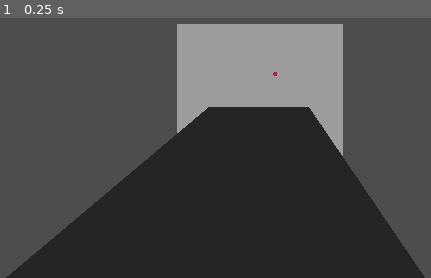
Above: before the commit, frame 1.
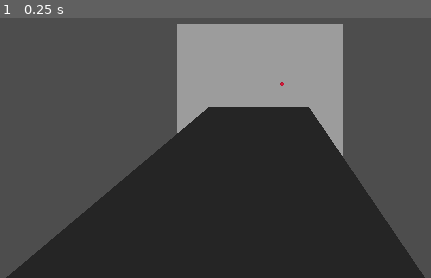
Above: after the commit, the same moment.

Repository: XSnipinblazeX/Godot-Ballistics
Game: Godot game, scene res://MsinScene.tscn
Same seed, same stepped clock (60 frames per second), same inputs: the game is played once before the commit and once after it.
Inputs:
- Up to frame 1 (0.25 s): no input

The runs differ from the first frame. In frame 1, less than 0.1% of the frame differs, in the area x 63-66%, y 20-27%.
Error before the commit: Invalid assignment of property or key 'enabled' with value of type 'bool' on a base object of type 'null instance'. (res://BallisticMovemnt.gd:41)

Commit message:
Update BallisticMovemnt.gd
Made it so that velocity is graphed out for smoother performance and less calculation times

Signed-off-by: XSnipinblazeX <91927524+XSnipinblazeX@users.noreply.github.com>

Diff:
--- a/Ballistics/BallisticMovemnt.gd
+++ b/Ballistics/BallisticMovemnt.gd
@@ -6,70 +6,78 @@
 # Magnus effect simulates magnus and possibly spin drift, haven't seen it yet since I'm making this on Godot mobile
 # About 4/5 accurate when compared to my references using the F5 Sports Pitchlogic System
 # Updated 7/28/2024
+# Updated 7/29/24 10:37AM PST
 
-extends MeshInstance3D # Extends any node as long as it doesn't affect the gravity and velocity
 
-var mass = 0.0167 # Mass of the object in kg
-var Active = false # For future initialization
-var iV = 39 # iV: Initial velocity in m/s
-var velocity = Vector3(0, 0, 0) # This is the actual velocity during runtime
-var direction = Vector3(0, -0.04, -1) # Direction of travel degrees/90
-var spin = Vector3(1252, 1480, -858) # Spin rate in rpm (sidespin +(CW), backspin +(CCW), riflespin +(CW)) *see commit on GitHub for more info
+extends MeshInstance3D
 
-var angDamp = 0.2 # Rotational drag coefficient
-var linDamp = 0.35 # Linear drag coefficient
-var Dia = 0.075 # Diameter of object
-var area = 0.01723 # Cross-sectional area
+var mass = 0.0167
+var Active = false
+var iV = 39
+var velocity = Vector3(0, 0, 0)
+var direction = Vector3(0, -0.04, -1)
+var spin = Vector3(1252, 1480, -858)
+var angDamp = 0.2
+var linDamp = 0.35
+var Dia = 0.075
+var area = 0.01723
+var Air_density = 1.225
+const c = 1
+var rps = 2 * PI / 60
+var GRAV = -9.81
+var MoI = 0.09
+var airRes = 0.5 * Air_density * area
 
-var Air_density = 1.225
-const c = 1 # A constant for scaling if needed
-var rps = 2 * PI / 60 # RPM to radians a second conversion
-var GRAV = -9.81 # Acceleration of gravity in m/s
-var MoI = 0.09  # Moment of inertia
-var airRes = 0.5 * Air_density * area # Air resistance factor
+var lastPos = global_transform.origin
+var current_time = 0.0  # Initialize current time
 
-var raycast
-var lastPos = global_transform.origin
+# Pre-calculated velocity data
+var velocity_data = []
+var max_time = 5.0
+var time_step = 0.1
 
 func _ready():
-    velocity = iV * direction # Fires in direction with velocity
-    # spin *= Vector3(-1, 1, -1) # Makes spin relative to F5 Sports’ Pitchlogic system
+    velocity = iV * direction
     Active = true
+    compute_velocities()
 
-    # Get the RayCast node
-    raycast = $RayCast
-    raycast.enabled = true
+func compute_velocities():
+    var current_velocity = velocity
+    for t in range(0, max_time / time_step):
+        var delta_time = t * time_step
+        current_velocity = Move(lastPos, current_velocity, time_step)
+        velocity_data.append({
+            "time": delta_time,
+            "velocity": current_velocity
+        })
 
-func Move(pos, _velocity, delta, returnNewPos, force):
-    # Accelerate to gravity
+func get_velocity_at_time(target_time):
+    for data in velocity_data:
+        if data["time"] >= target_time:
+            return data["velocity"]
+    return null
+
+func Move(pos, _velocity, delta):
     _velocity.y += GRAV * delta * c
-
-    var drag_force = airRes * _velocity * _velocity * linDamp # Linear drag
+    var drag_force = airRes * _velocity * _velocity * linDamp
     _velocity -= drag_force * delta
 
-    var magnus_force = (spin * rps) * (Dia / 2) / (mass * (_velocity.length() * 2))  # Get the force of the magnus effect
+    var magnus_force = (spin * rps) * (Dia / 2) / (mass * (_velocity.length() * 2))
     var AngDrag = -angDamp * spin * (Dia / 2)
     var torque = -(Dia / 2) * AngDrag
     if spin.length() < 0:
         torque *= -1
-    var angAccel = torque / MoI # Angular drag
+    var angAccel = torque / MoI
     spin -= angAccel
     _velocity += magnus_force * delta
 
     return _velocity
 
-var currentPos = Vector3()
-var nextPos = Vector3()
-
 func _physics_process(delta):
     if Active:
-        velocity = Move(lastPos, velocity, delta, false, true)
-        global_transform.origin += velocity * delta
-        currentPos = global_transform.origin
-        nextPos = currentPos * Move(currentPos, velocity, delta, true, false) * delta # This should allow for hit detection because this is a frame ahead
+        current_time += delta  # Increment current time by delta
+        var velocity_at_time = get_velocity_at_time(current_time)
 
-        currentPos = global_transform.origin
-
-        lastPos = currentPos
-
-        # Do hit check here
+        if velocity_at_time:
+            global_transform.origin += velocity_at_time * delta
+            lastPos = global_transform.origin
